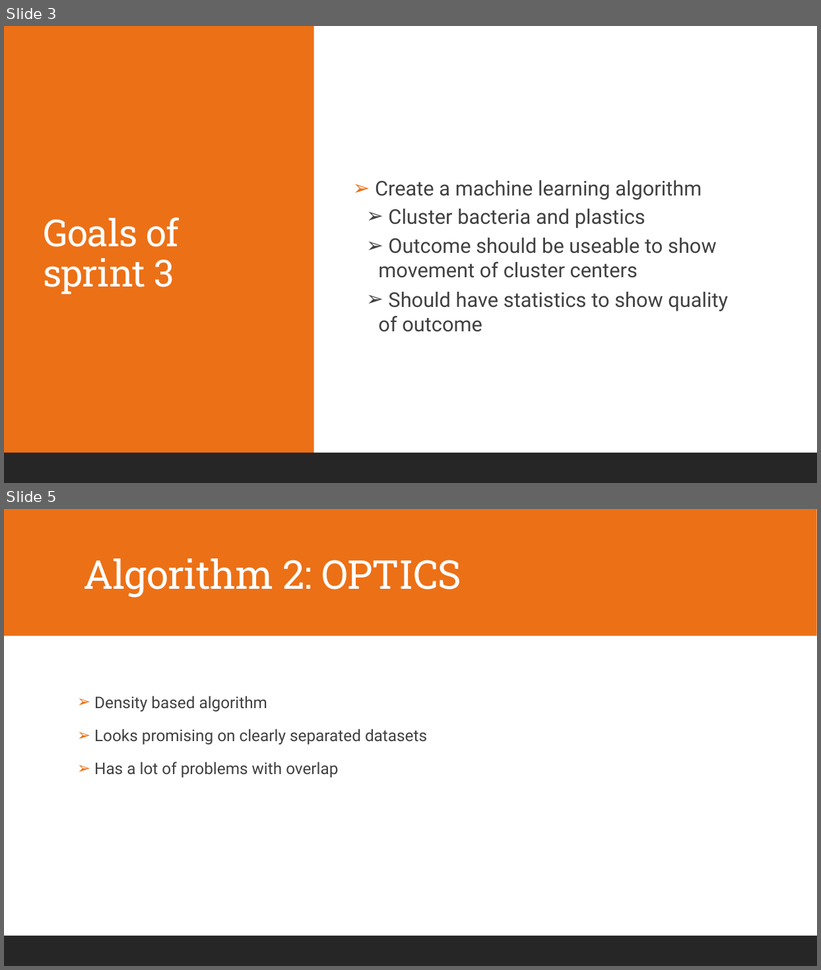
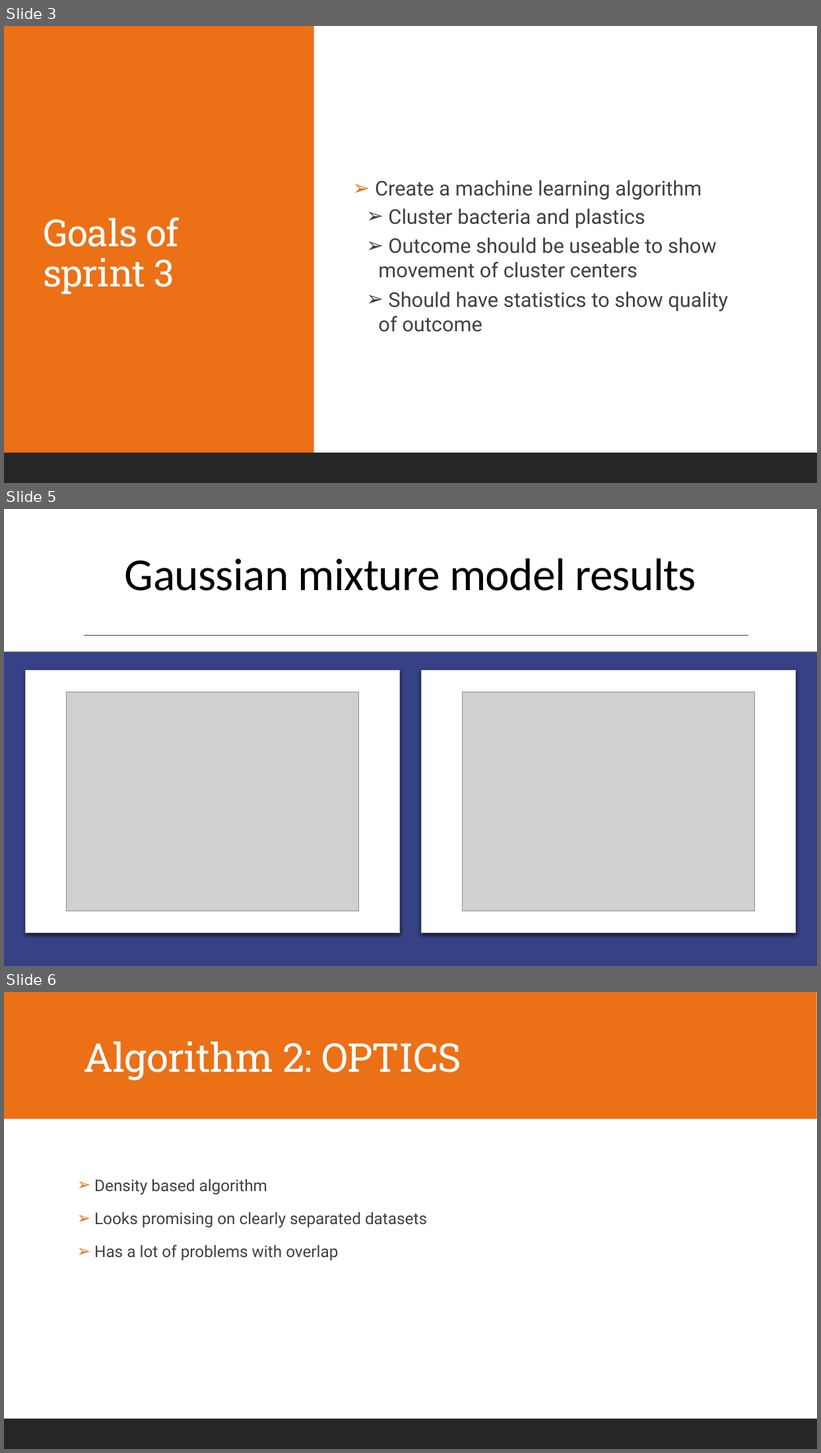
Before and after one commit to PascalVisser/bioplastic_degradation, a slide deck: EOS3.pptx. Shown one above the other, each under a label of ours: slides 3 and 5 before the commit, slides 3, 5 and 6 after it; the slides between them are not shown. The pictures are 821x970 and 821x1453 pixels, drawn with LibreOffice and Linux fonts; fonts in the diff are those of the drawing; grey boxes stand for pictures. Boxes give left, top, right and bottom in pixels: in the first picture for what was removed or moved away, otherwise in the second. Text is boxed around its words. In the diff, an @@ line names an element or a change of style, - is before the commit and + after.

```diff
--- a/EOS3.pptx
+++ b/EOS3.pptx
@@ slide 5 added at [4, 509, 817, 966], background #FFFFFF @@
@@ title added at [125, 559, 697, 591], 54 pt, text #000000 @@
+Gaussian mixture model results
@@ line added from (84, 635) to (748, 635), #404040 1 pt @@
@@ rectangle added at [4, 652, 817, 966], fill #374186 @@
@@ rounded rectangle added at [25, 671, 400, 933], fill #FFFFFF, outline #C8CACA 0.75 pt @@
@@ rounded rectangle added at [421, 671, 796, 933], fill #FFFFFF, outline #C8CACA 0.75 pt @@
@@ picture added at [66, 692, 359, 912] @@
@@ picture added at [462, 692, 755, 912] @@
@@ rectangle added at [4, 936, 817, 966], fill #262626 @@
@@ what was slide 5 is now slide 6 @@
```
Also in this commit, not shown: 1 slide changed.
